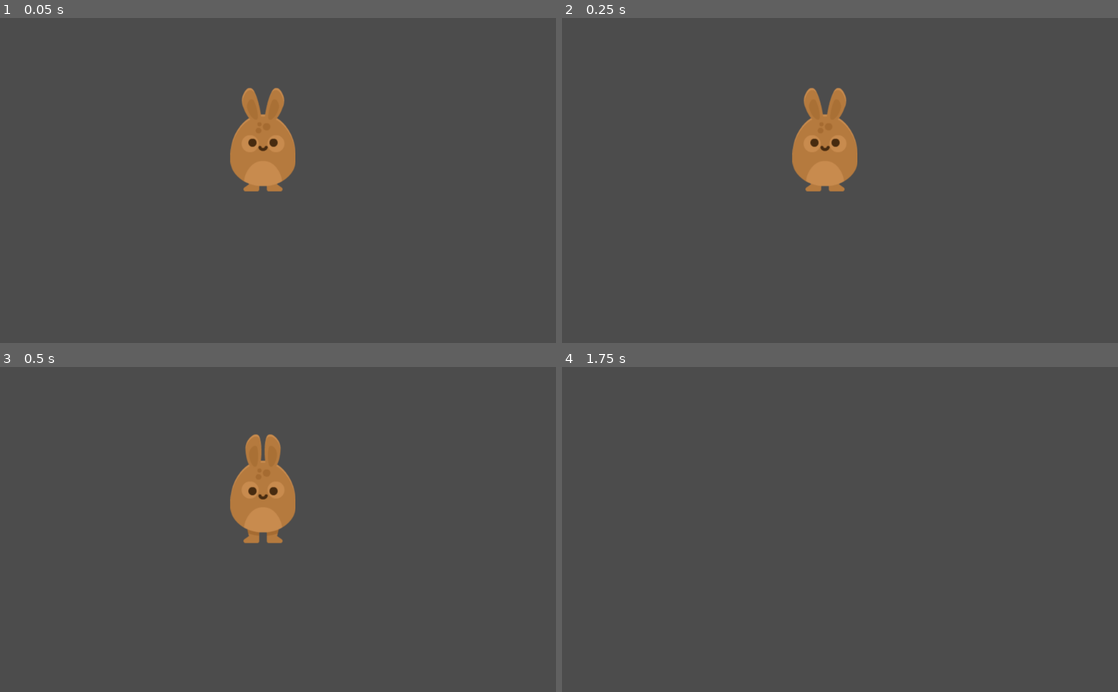
Above: before the commit, frames 1-4 (two rows, left to right).
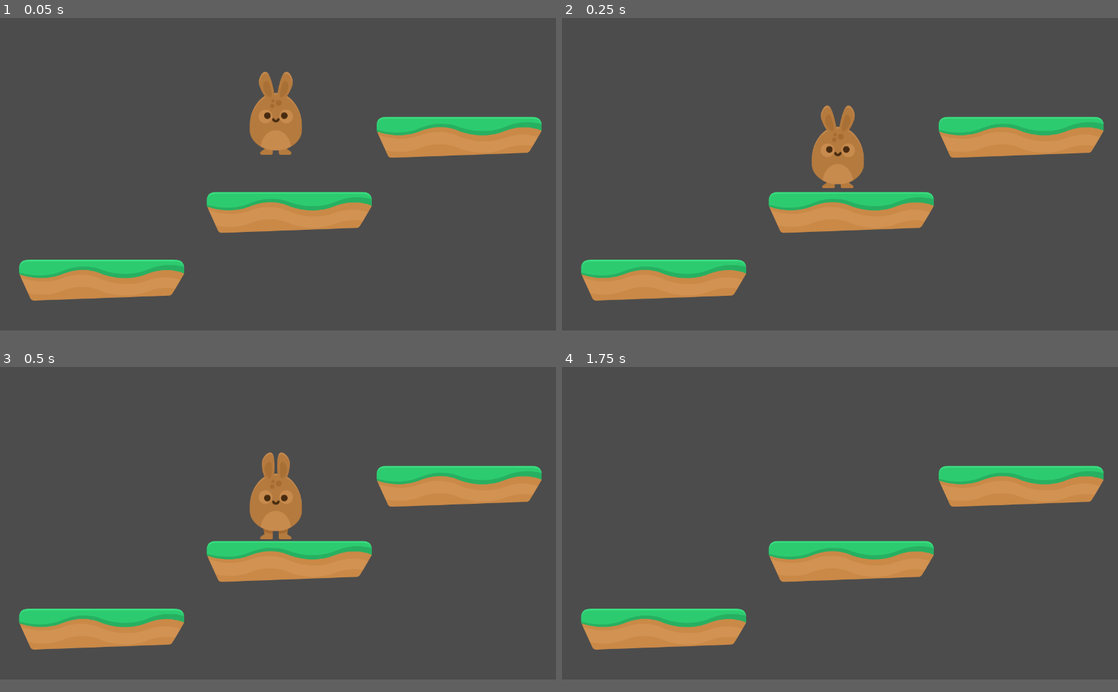
Above: after the commit, the same moments.

Repository: kalakian/DiscoveringGodot_old
Game: Godot game, scene res://Scenes/Levels/Level1.tscn
The game is run twice, just before and just after one commit, with the same random seed, the same clock (stepped at 60 frames per second) and the same inputs. Before the commit the project starts from res://Scenes/Player.tscn.
Inputs:
- Up to frame 1 (0.05 s): no input
- Up to frame 2 (0.25 s): no input
- Up to frame 3 (0.5 s): no input
- Up to frame 4 (1.75 s): hold Right (right) from 0.53 s (still down); tap W (jump) at 0.6, 0.77, 1.07, 1.35, 1.52 s
In our replay, the window is 800x468 before the commit and 800x450 after it. These sizes can differ from the game's own. Grey fills any space a smaller window leaves; there, only what the larger window draws over its background counts as a difference.

The runs differ from the first frame. In frame 1, 13% of the frame differs, in the area x 3-98%, y 16-87%; in frame 2, 12%; in frame 3, 12%; in frame 4, 10%.

Commit message:
3_Hoppy_Days: Jumping Bunny
- Platforms added
- Bunny falls when not on a platform
- Bunny can now jump

Diff:
--- /dev/null
+++ b/3_Hoppy_Days/Scenes/Levels/Level1.tscn
@@ -0,0 +1,85 @@
+[gd_scene load_steps=3 format=2]
+
+[ext_resource path="res://Scenes/Player.tscn" type="PackedScene" id=1]
+[ext_resource path="res://GFX/Environment/ground_grass.png" type="Texture" id=2]
+
+[node name="Level1" type="Node2D" index="0"]
+
+[node name="Player" parent="." index="0" instance=ExtResource( 1 )]
+
+position = Vector2( 635, 213 )
+
+[node name="Platform" type="StaticBody2D" parent="." index="1"]
+
+editor/display_folded = true
+position = Vector2( 234, 604 )
+input_pickable = false
+collision_layer = 1
+collision_mask = 1
+constant_linear_velocity = Vector2( 0, 0 )
+constant_angular_velocity = 0.0
+friction = 1.0
+bounce = 0.0
+__meta__ = {
+"_edit_group_": true
+}
+
+[node name="Sprite" type="Sprite" parent="Platform" index="0"]
+
+texture = ExtResource( 2 )
+
+[node name="CollisionPolygon2D" type="CollisionPolygon2D" parent="Platform" index="1"]
+
+visible = false
+build_mode = 0
+polygon = PoolVector2Array( -190, -30, -190, -40, -180, -50, 180, -50, 190, -40, 190, -10, 160, 40, -160, 50, -190, -10 )
+
+[node name="Platform2" type="StaticBody2D" parent="." index="2"]
+
+editor/display_folded = true
+position = Vector2( 666, 448 )
+input_pickable = false
+collision_layer = 1
+collision_mask = 1
+constant_linear_velocity = Vector2( 0, 0 )
+constant_angular_velocity = 0.0
+friction = 1.0
+bounce = 0.0
+__meta__ = {
+"_edit_group_": true
+}
+
+[node name="Sprite" type="Sprite" parent="Platform2" index="0"]
+
+texture = ExtResource( 2 )
+
+[node name="CollisionPolygon2D" type="CollisionPolygon2D" parent="Platform2" index="1"]
+
+visible = false
+build_mode = 0
+polygon = PoolVector2Array( -190, -30, -190, -40, -180, -50, 180, -50, 190, -40, 190, -10, 160, 40, -160, 50, -190, -10 )
+
+[node name="Platform3" type="StaticBody2D" parent="." index="3"]
+
+editor/display_folded = true
+position = Vector2( 1057, 275 )
+input_pickable = false
+collision_layer = 1
+collision_mask = 1
+constant_linear_velocity = Vector2( 0, 0 )
+constant_angular_velocity = 0.0
+friction = 1.0
+bounce = 0.0
+__meta__ = {
+"_edit_group_": true
+}
+
+[node name="Sprite" type="Sprite" parent="Platform3" index="0"]
+
+texture = ExtResource( 2 )
+
+[node name="CollisionPolygon2D" type="CollisionPolygon2D" parent="Platform3" index="1"]
+
+visible = false
+build_mode = 0
+polygon = PoolVector2Array( -190, -30, -190, -40, -180, -50, 180, -50, 190, -40, 190, -10, 160, 40, -160, 50, -190, -10 )
--- a/3_Hoppy_Days/Scenes/Player.tscn
+++ b/3_Hoppy_Days/Scenes/Player.tscn
@@ -40,12 +40,12 @@
 
 [node name="Player" type="KinematicBody2D" index="0"]
 
-position = Vector2( 484.422, 224.201 )
 input_pickable = false
 collision_layer = 1
 collision_mask = 1
 collision/safe_margin = 0.08
 script = ExtResource( 1 )
+_sections_unfolded = [ "Transform" ]
 __meta__ = {
 "_edit_group_": true
 }
@@ -58,6 +58,7 @@
 
 [node name="CollisionShape2D" type="CollisionShape2D" parent="." index="1"]
 
+visible = false
 position = Vector2( 0, 25 )
 shape = SubResource( 1 )
 _sections_unfolded = [ "Transform" ]
--- a/3_Hoppy_Days/Scripts/Player.gd
+++ b/3_Hoppy_Days/Scripts/Player.gd
@@ -1,17 +1,33 @@
 extends KinematicBody2D
 
 const SPEED = 750
+const GRAVITY = 3600
+const UP = Vector2(0, -1)
+const JUMP_SPEED = 1750
 
 var motion = Vector2()
 
 func _physics_process(delta):
-	motion = Vector2()
+	fall(delta)
+	run()
+	jump()
+	move_and_slide(motion, UP)
+
+
+func fall(delta):
+	if is_on_floor():
+		motion.y = 0
+	else:
+		motion.y += GRAVITY * delta
+
+
+func run():
+	motion.x = 0
 
 	if Input.is_action_pressed("right"):
 		motion.x += SPEED
 	if Input.is_action_pressed("left"):
 		motion.x -= SPEED
-	move_and_slide(motion)
 
 	if motion.x > 0:
 		$AnimatedSprite.play("run")
@@ -22,3 +38,8 @@
 	else:
 		$AnimatedSprite.play("idle")
 		$AnimatedSprite.flip_h = false
+
+
+func jump():
+	if is_on_floor() and Input.is_action_just_pressed("jump"):
+		motion.y = -JUMP_SPEED
--- a/3_Hoppy_Days/project.godot
+++ b/3_Hoppy_Days/project.godot
@@ -11,8 +11,13 @@
 [application]
 
 config/name="Hoppy Days"
-run/main_scene="res://Scenes/Player.tscn"
+run/main_scene="res://Scenes/Levels/Level1.tscn"
 config/icon="res://icon.png"
+
+[display]
+
+window/size/width=1280
+window/size/height=720
 
 [input]
 
